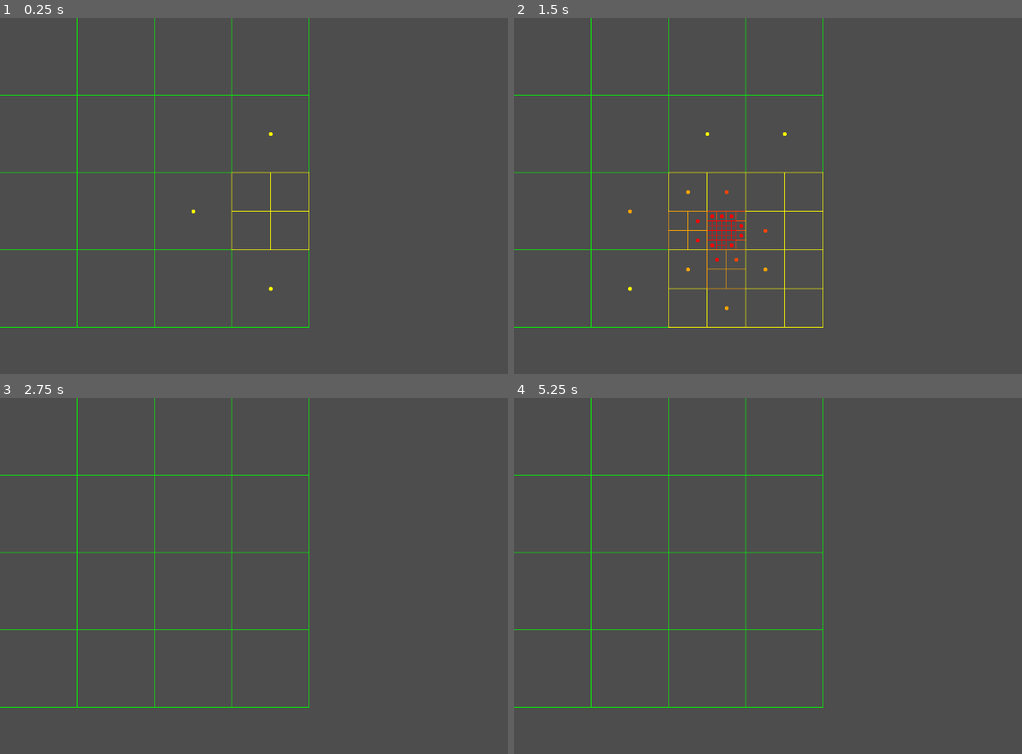
Above: before the commit, frames 1-4 (two rows, left to right).
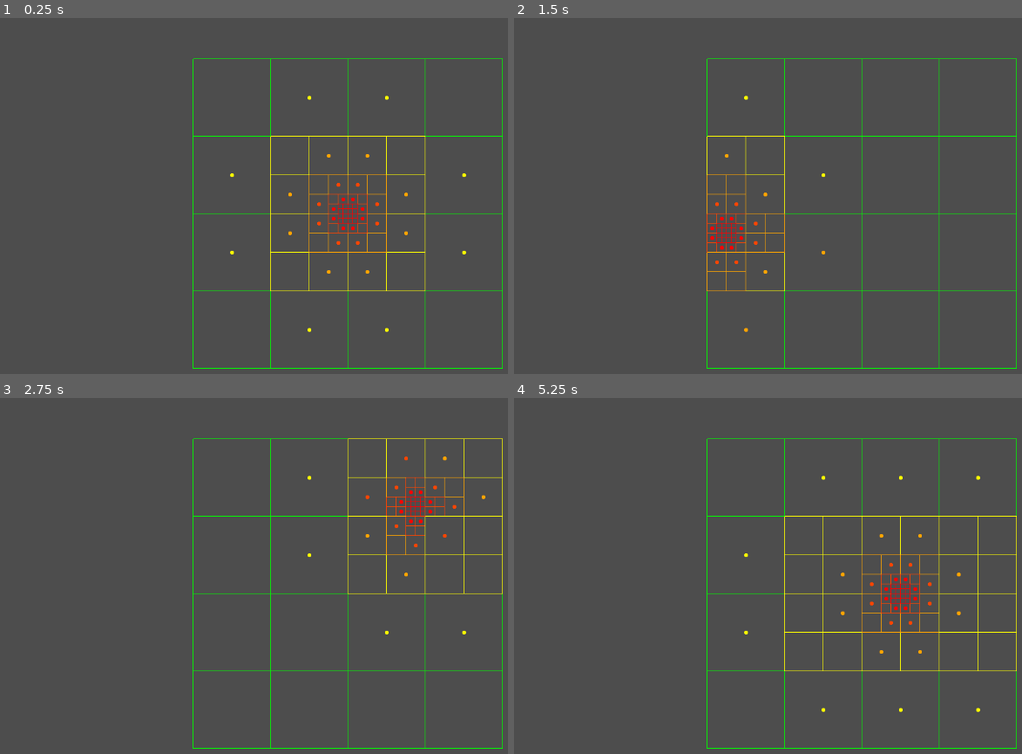
Above: after the commit, the same moments.

Repository: Lasuch69/quadtree-terrain
Game: Godot game, scene res://quad_tree_test.tscn
Two runs of this game, one before a commit and one after it. Both use one fixed random seed, a clock stepped at 60 frames per second and the inputs below. The project has no main scene, so this scene is started directly.
Inputs (mouse positions are in pixels of both pictures, inside the frame that each line leads up to):
- Up to frame 1 (0.25 s): no input
- Up to frame 2 (1.5 s): tap Enter at 0.5 s; move the mouse to (1016, 196) at 0.52 s; tap Space at 1.25 s; move the mouse to (722, 235) at 1.27 s
- Up to frame 3 (2.75 s): tap Enter at 2 s; move the mouse to (416, 508) at 2.02 s
- Up to frame 4 (5.25 s): tap Space at 2.75, 4.25 s; move the mouse to (828, 672) at 2.77 s; tap Enter at 3.5 s; move the mouse to (outside the picture) at 3.52 s; move the mouse to (651, 536) at 4.27 s; move the mouse to (895, 593) at 5.02 s

The runs differ from the first frame. In frame 1, 3.9% of the frame differs, in the area x 0-99%, y 0-99%; in frame 2, 3.9%; in frame 3, 3.8%; in frame 4, 4.0%.

Commit message:
Do stuff

Diff:
--- a/main.tscn
+++ b/main.tscn
@@ -1,6 +1,7 @@
-[gd_scene load_steps=5 format=3 uid="uid://dyxc3g55grs3u"]
+[gd_scene load_steps=8 format=3 uid="uid://dyxc3g55grs3u"]
 
 [ext_resource type="Script" path="res://scripts/terrain.gd" id="1_gj6sx"]
+[ext_resource type="Material" uid="uid://ri2eowndysos" path="res://shaders/foliage.tres" id="2_g3aw8"]
 
 [sub_resource type="ProceduralSkyMaterial" id="ProceduralSkyMaterial_lm5mv"]
 sky_horizon_color = Color(0.64625, 0.65575, 0.67075, 1)
@@ -24,6 +25,12 @@
 glow_normalized = true
 glow_blend_mode = 1
 
+[sub_resource type="StandardMaterial3D" id="StandardMaterial3D_hhjeu"]
+cull_mode = 2
+
+[sub_resource type="QuadMesh" id="QuadMesh_vm3f3"]
+material = SubResource("StandardMaterial3D_hhjeu")
+
 [node name="Main" type="Node3D"]
 
 [node name="WorldEnvironment" type="WorldEnvironment" parent="."]
@@ -34,3 +41,11 @@
 
 [node name="Terrain" type="Node3D" parent="."]
 script = ExtResource("1_gj6sx")
+
+[node name="GPUParticles3D" type="GPUParticles3D" parent="."]
+extra_cull_margin = 16384.0
+amount = 64
+lifetime = 0.01
+explosiveness = 1.0
+process_material = ExtResource("2_g3aw8")
+draw_pass_1 = SubResource("QuadMesh_vm3f3")
--- a/quad_tree_test.gd
+++ b/quad_tree_test.gd
@@ -13,7 +13,7 @@
 	queue_redraw()
 
 func _draw() -> void:
-	var point = get_local_mouse_position()
+	var point = get_local_mouse_position().snapped(Vector2(16.0, 16.0))
 
 	var grid: Array[Rect2]
 	var tree: Array[QuadNode]
@@ -51,8 +51,6 @@
 
 		draw_rect(node.rect, color, false)
 
-	#draw_rect(target, Color.RED, false)
-
 func is_neighbour(other_node: QuadNode, node: QuadNode) -> bool:
 	var is_neighbour := false
 
--- a/quad_tree_test.tscn
+++ b/quad_tree_test.tscn
@@ -4,3 +4,6 @@
 
 [node name="QuadTreeTest" type="Node2D"]
 script = ExtResource("1_rvofw")
+
+[node name="Camera2D" type="Camera2D" parent="."]
+position = Vector2(256, 256)
--- /dev/null
+++ b/shaders/foliage.gdshader
@@ -0,0 +1,64 @@
+shader_type particles;
+
+uniform sampler2D heightmap: hint_default_black, filter_linear, repeat_disable;
+uniform sampler2D normal: hint_normal, filter_linear, repeat_disable;
+
+uniform int rows = 8;
+uniform vec2 offset = vec2(1.0, 1.0);
+
+uniform vec2 map_size = vec2(250.0, 250.0);
+uniform float height_scale = 10.0;
+uniform float normal_bias: hint_range(0.0, 1.0, 0.01) = 0.2;
+
+vec3 unpack_normal(vec3 rgb) {
+	vec3 n = rgb.xzy * 2.0 - vec3(1.0);
+	n.z *= -1.0;
+	return n;
+}
+
+mat3 rotation_from_angle(vec3 axis, float angle) {
+	float c = cos(angle);
+	float s = sin(angle);
+	float t = 1.0 - c;
+	vec3 a = axis;
+
+	mat3 rotation_matrix = mat3(
+		vec3(t * a.x * a.x + c, t * a.x * a.y - a.z * s, t * a.x * a.z + a.y * s),
+		vec3(t * a.x * a.y + a.z * s, t * a.y * a.y + c, t * a.y * a.z - a.x * s),
+		vec3(t * a.x * a.z - a.y *s, t * a.y * a.z + a.x * s, t * a.z * a.z + c)
+	);
+
+	return rotation_matrix;
+}
+
+mat3 align_to_normal(vec3 n) {
+	vec3 up = vec3(0.0, 1.0, 0.0);
+	vec3 axis = cross(up, n);
+	float angle = acos(dot(up, n));
+
+	return rotation_from_angle(axis, angle);
+}
+
+void start() {
+	int index = int(INDEX);
+	float x = float(index % rows);
+	float y = float(index / rows);
+
+	vec2 position = vec2(x, y);
+	position -= float(rows - 1) / 2.0;
+	position *= offset;
+
+	TRANSFORM[3].xz = position + EMISSION_TRANSFORM[3].xz;
+
+	vec2 tex_position = TRANSFORM[3].xz / map_size + 0.5;
+	TRANSFORM[3].y = texture(heightmap, tex_position).r * height_scale;
+
+	vec3 n = unpack_normal(texture(normal, tex_position).rgb);
+	//n.y *= normal_bias;
+
+	mat3 rotation = align_to_normal(n);
+
+	TRANSFORM[0].xyz = rotation[0];
+	TRANSFORM[1].xyz = rotation[1];
+	TRANSFORM[2].xyz = rotation[2];
+}
--- /dev/null
+++ b/shaders/foliage.tres
@@ -0,0 +1,28 @@
+[gd_resource type="ShaderMaterial" load_steps=6 format=3 uid="uid://ri2eowndysos"]
+
+[ext_resource type="Shader" path="res://shaders/foliage.gdshader" id="1_nulfn"]
+
+[sub_resource type="FastNoiseLite" id="FastNoiseLite_pwifp"]
+
+[sub_resource type="NoiseTexture2D" id="NoiseTexture2D_bxhl0"]
+seamless = true
+seamless_blend_skirt = 0.5
+noise = SubResource("FastNoiseLite_pwifp")
+
+[sub_resource type="FastNoiseLite" id="FastNoiseLite_48f1x"]
+
+[sub_resource type="NoiseTexture2D" id="NoiseTexture2D_h4oum"]
+seamless = true
+seamless_blend_skirt = 0.5
+as_normal_map = true
+noise = SubResource("FastNoiseLite_48f1x")
+
+[resource]
+shader = ExtResource("1_nulfn")
+shader_parameter/rows = 8
+shader_parameter/offset = Vector2(2, 2)
+shader_parameter/map_size = Vector2(250, 250)
+shader_parameter/height_scale = 10.0
+shader_parameter/normal_bias = 0.0
+shader_parameter/heightmap = SubResource("NoiseTexture2D_bxhl0")
+shader_parameter/normal = SubResource("NoiseTexture2D_h4oum")
--- a/shaders/terrain.tres
+++ b/shaders/terrain.tres
@@ -20,6 +20,6 @@
 shader = ExtResource("1_gb72u")
 shader_parameter/map_size = Vector2(250, 250)
 shader_parameter/height_scale = 10.0
-shader_parameter/normal_bias = 0.15
+shader_parameter/normal_bias = 0.2
 shader_parameter/heightmap = SubResource("NoiseTexture2D_3kjm0")
 shader_parameter/normal = SubResource("NoiseTexture2D_py8je")
